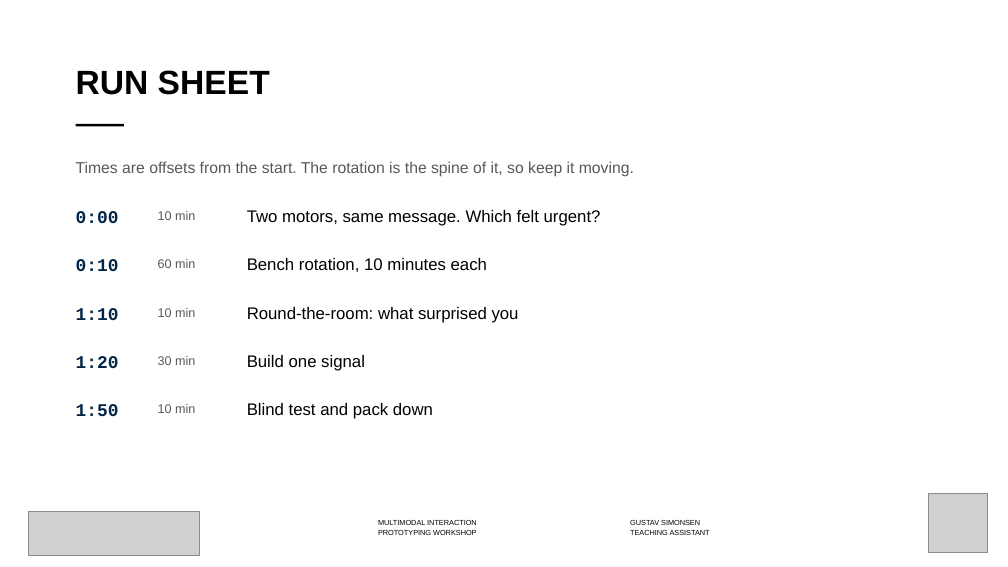
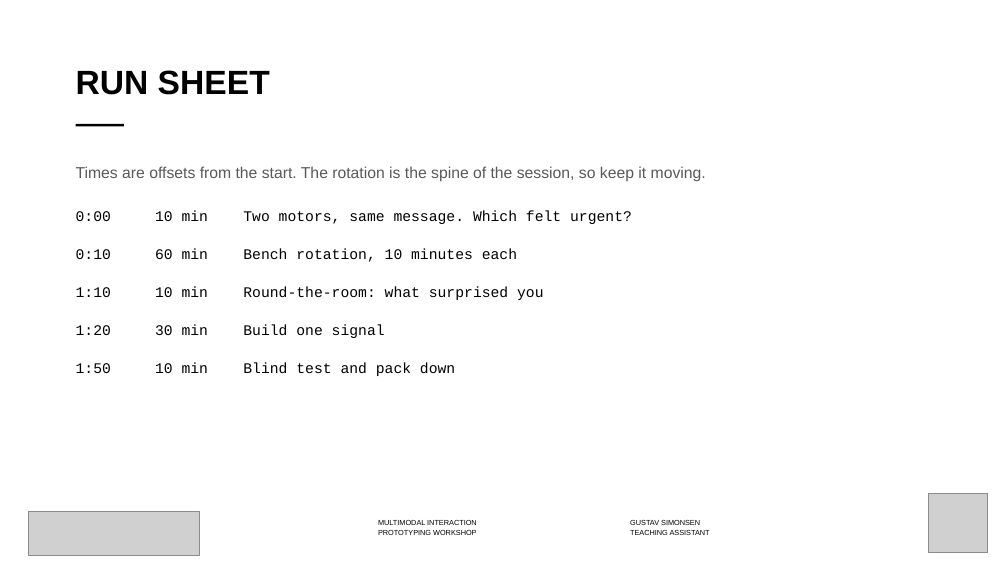
Before and after one commit to labtools-au/multimodal-actuator-workshop, a slide deck: slide 4 of docs/multimodal-actuator-workshop.pptx. Drawn at 1008x567 pixels with LibreOffice and Linux fonts; fonts in the diff are those of the drawing; grey boxes stand for pictures; background and template pictures are left out. Boxes give left, top, right and bottom in pixels: in the first picture for what was removed or moved away, otherwise in the second. Text is boxed around its words. In the diff, an @@ line names an element or a change of style, - is before the commit and + after.

```diff
--- a/docs/multimodal-actuator-workshop.pptx
+++ b/docs/multimodal-actuator-workshop.pptx
@@ text removed at <box>76,161,634,177</box> @@
-Times are offsets from the start. The rotation is the spine of it, so keep it moving.
@@ text added at <box>76,166,706,376</box>, 14 pt, text #000000 @@
+Times are offsets from the start. The rotation is the spine of the session, so keep it moving.
+0:00 10 min Two motors, same message. Which felt urgent?
+0:10 60 min Bench rotation, 10 minutes each
+1:10 10 min Round-the-room: what surprised you
+1:20 30 min Build one signal
+1:50 10 min Blind test and pack down
@@ text removed at <box>76,211,119,223</box> @@
-0:00
@@ text removed at <box>158,211,195,220</box> @@
-10 min
@@ text removed at <box>247,210,601,226</box> @@
-Two motors, same message. Which felt urgent?
@@ text removed at <box>76,259,119,271</box> @@
-0:10
@@ text removed at <box>158,259,195,268</box> @@
-60 min
@@ text removed at <box>247,258,487,272</box> @@
-Bench rotation, 10 minutes each
@@ text removed at <box>76,308,119,320</box> @@
-1:10
@@ text removed at <box>158,308,195,317</box> @@
-10 min
@@ text removed at <box>247,307,519,323</box> @@
-Round-the-room: what surprised you
@@ text removed at <box>76,356,119,368</box> @@
-1:20
@@ text removed at <box>158,356,195,365</box> @@
-30 min
@@ text removed at <box>247,355,365,371</box> @@
-Build one signal
@@ text removed at <box>76,404,119,416</box> @@
-1:50
@@ text removed at <box>158,404,195,413</box> @@
-10 min
@@ text removed at <box>247,403,433,419</box> @@
-Blind test and pack down
```
Also in this commit, not shown: 18 other slides changed, 6 other files.
